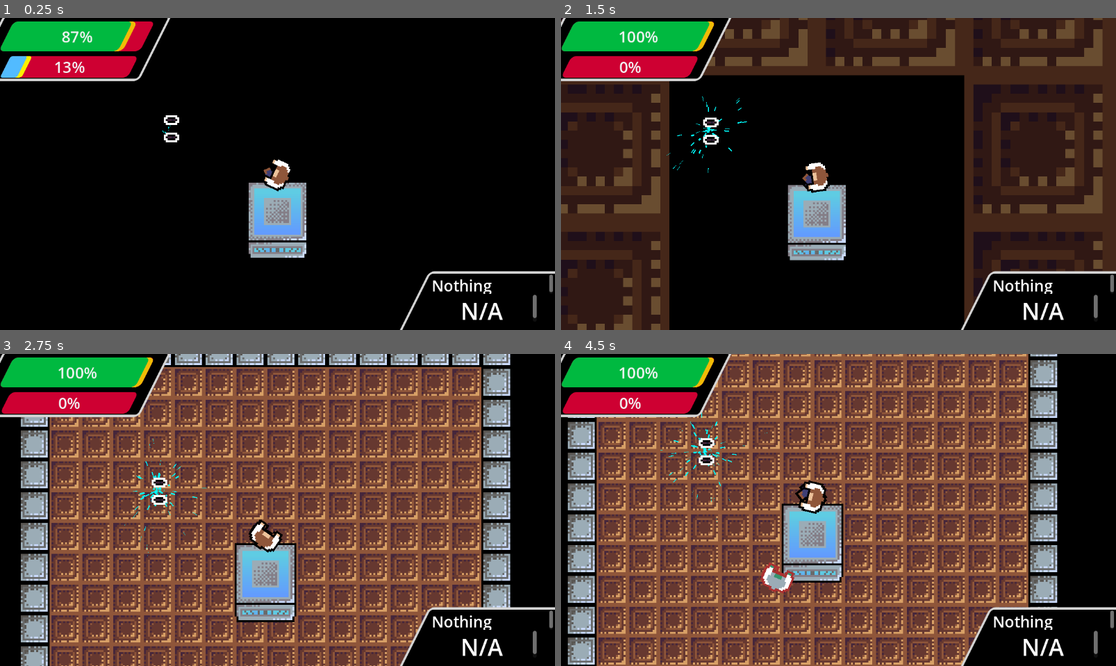
Above: before the commit, frames 1-4 (two rows, left to right).
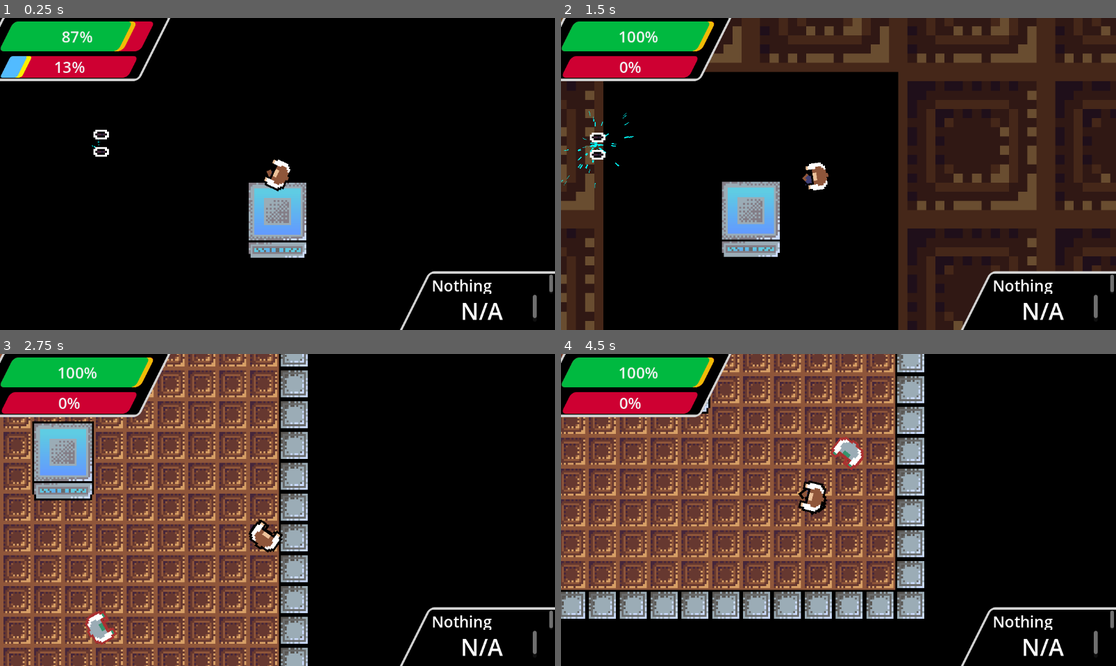
Above: after the commit, the same moments.

Repository: DriftWare07/gdod-jam-25
Game: Godot game, scene res://scenes/main.tscn
The game is run twice, just before and just after one commit, with the same random seed, the same clock (stepped at 60 frames per second) and the same inputs.
Inputs (mouse positions are in pixels of both pictures, inside the frame that each line leads up to):
- Up to frame 1 (0.25 s): no input
- Up to frame 2 (1.5 s): move the mouse to (960, 158) at 0.52 s; press the mouse at (960, 158) at 0.53 s; hold D (right) 0.53-1.28 s; move the mouse to (727, 189) at 1.27 s; release the mouse at (727, 189) at 1.28 s; hold S (down) from 1.28 s (still down); click (727, 189) at 1.35 s
- Up to frame 3 (2.75 s): move the mouse to (333, 441) at 2.02 s; release S (down) at 2.03 s; press the mouse at (333, 441) at 2.03 s; hold D (right) from 2.03 s (still down)
- Up to frame 4 (4.5 s): move the mouse to (810, 572) at 2.77 s; release D (right) at 2.78 s; release the mouse at (810, 572) at 2.78 s; hold W (up) 2.78-3.53 s; click (810, 572) at 2.85 s; move the mouse to (1005, 556) at 3.52 s; press the mouse at (1005, 556) at 3.53 s; hold A (left) from 3.53 s (still down); move the mouse to (672, 463) at 4.27 s; release the mouse at (672, 463) at 4.28 s; click (672, 463) at 4.35 s

The runs differ from the first frame. In frame 1, 0.3% of the frame differs, in the area x 16-52%, y 31-54%; in frame 2, 34%; in frame 3, 69%; in frame 4, 69%, in the area x 0-90%, y 0-100%.

Commit message:
Weapon drops are attracted to the player

Diff:
--- /dev/null
+++ b/gdod-jam-25/assets/sounds/zombie_groans.tres
@@ -0,0 +1,13 @@
+[gd_resource type="AudioStreamRandomizer" load_steps=5 format=3 uid="uid://cmqxuo6khrelx"]
+
+[ext_resource type="AudioStream" uid="uid://cxb4tkbrn3n81" path="res://assets/sounds/CREAHmn_Test Subject 2  12_344 Audio_Zombie Specimens Vol 2.wav" id="1_7nekh"]
+[ext_resource type="AudioStream" uid="uid://ddrfnmgjnyj4j" path="res://assets/sounds/CREAHmn_Test Subject 3 10_344 Audio_Zombie Specimens Vol 2.wav" id="2_oppwd"]
+[ext_resource type="AudioStream" uid="uid://ce36oenmgiqhk" path="res://assets/sounds/CREAHmn_Test Subject 4 05_344 Audio_Zombie Specimens Vol 2.wav" id="3_6mmmp"]
+[ext_resource type="AudioStream" uid="uid://cdu6oeygv88q3" path="res://assets/sounds/CREAHmn_Test Subject 6 09_344 Audio_Zombie Specimens Vol 2.wav" id="4_ajqwl"]
+
+[resource]
+streams_count = 4
+stream_0/stream = ExtResource("1_7nekh")
+stream_1/stream = ExtResource("2_oppwd")
+stream_2/stream = ExtResource("3_6mmmp")
+stream_3/stream = ExtResource("4_ajqwl")
--- a/gdod-jam-25/scenes/bullets/weapon_drop.gd
+++ b/gdod-jam-25/scenes/bullets/weapon_drop.gd
@@ -8,6 +8,10 @@
 func _ready() -> void:
 	randomize()
 	rando()
+	position = Vector2(randi_range(-100,100),randi_range(-100,100))
+
+func _process(delta: float) -> void:
+	if visible: position += (Global.Player.global_position - global_position)*delta/10
 
 func appear():
 	rando()
@@ -25,4 +29,5 @@
 		is_visible = false
 		$reloadsfx.play()
 		hide()
+		position = Vector2(randi_range(-100,100),randi_range(-100,100))
 		$Timer.start()
--- a/gdod-jam-25/scenes/bullets/weapon_drop.tscn
+++ b/gdod-jam-25/scenes/bullets/weapon_drop.tscn
@@ -46,6 +46,7 @@
 [node name="GPUParticles2D" type="GPUParticles2D" parent="."]
 amount = 100
 lifetime = 2.0
+local_coords = true
 process_material = SubResource("ParticleProcessMaterial_pj4ps")
 
 [node name="AnimatedSprite2D" type="AnimatedSprite2D" parent="."]
--- a/gdod-jam-25/scenes/enemies/enemy.gd
+++ b/gdod-jam-25/scenes/enemies/enemy.gd
@@ -48,6 +48,8 @@
 	for body in bodies:
 		if body.is_in_group("player"):
 			body.damage(15)
+			$groan.play()
+			$slash.restart()
 			$attackTimer.start()
 
 func dead():
--- a/gdod-jam-25/scenes/enemies/zombie/zombie.tscn
+++ b/gdod-jam-25/scenes/enemies/zombie/zombie.tscn
@@ -1,9 +1,11 @@
-[gd_scene load_steps=11 format=3 uid="uid://256aql77ixgf"]
+[gd_scene load_steps=18 format=3 uid="uid://256aql77ixgf"]
 
 [ext_resource type="Script" uid="uid://cnwt1yux40e0w" path="res://scenes/enemies/enemy.gd" id="1_3pj5x"]
 [ext_resource type="Texture2D" uid="uid://cc73fyq7vqd6l" path="res://assets/gdodjam25enemies.png" id="1_6yfi7"]
 [ext_resource type="Script" uid="uid://c07qsyt25g57y" path="res://scripts/hitbox.gd" id="2_5l3iw"]
 [ext_resource type="Script" uid="uid://cop8kdjtvd461" path="res://scripts/healthcomponent.gd" id="3_4oc2j"]
+[ext_resource type="AudioStream" uid="uid://cmqxuo6khrelx" path="res://assets/sounds/zombie_groans.tres" id="5_pg837"]
+[ext_resource type="Texture2D" uid="uid://0higow8imbdb" path="res://assets/slash.png" id="6_pwrlg"]
 
 [sub_resource type="AtlasTexture" id="AtlasTexture_l8v0g"]
 atlas = ExtResource("1_6yfi7")
@@ -34,7 +36,33 @@
 radius = 8.90608
 
 [sub_resource type="RectangleShape2D" id="RectangleShape2D_w1sjg"]
-size = Vector2(6, 14)
+size = Vector2(8, 14)
+
+[sub_resource type="Curve" id="Curve_pwrlg"]
+_limits = [-360.0, 360.0, 0.0, 1.0]
+_data = [Vector2(0.5, 0), 0.0, 0.0, 0, 0, Vector2(0.8, -10), 0.0, 0.0, 0, 0]
+point_count = 2
+
+[sub_resource type="CurveTexture" id="CurveTexture_pfcy5"]
+curve = SubResource("Curve_pwrlg")
+
+[sub_resource type="Gradient" id="Gradient_pfcy5"]
+offsets = PackedFloat32Array(0, 0.0747126, 0.408046, 1)
+colors = PackedColorArray(0, 0, 0, 0, 1, 1, 1, 1, 1, 1, 1, 1, 1, 1, 1, 0)
+
+[sub_resource type="GradientTexture1D" id="GradientTexture1D_7e2u1"]
+gradient = SubResource("Gradient_pfcy5")
+
+[sub_resource type="ParticleProcessMaterial" id="ParticleProcessMaterial_leu6i"]
+particle_flag_disable_z = true
+spread = 0.0
+initial_velocity_min = 10.0
+initial_velocity_max = 10.0
+angular_velocity_min = -1.60933e-05
+angular_velocity_max = 9.99998
+angular_velocity_curve = SubResource("CurveTexture_pfcy5")
+gravity = Vector3(0, 0, 0)
+color_ramp = SubResource("GradientTexture1D_7e2u1")
 
 [node name="Zombie" type="CharacterBody2D" node_paths=PackedStringArray("hit_box")]
 z_index = 1
@@ -76,13 +104,29 @@
 iframes = 0.0
 
 [node name="attackTimer" type="Timer" parent="."]
+wait_time = 2.0
 autostart = true
 
 [node name="attack" type="Area2D" parent="."]
 
 [node name="CollisionShape2D" type="CollisionShape2D" parent="attack"]
-position = Vector2(7, 0)
+position = Vector2(8, 0)
 shape = SubResource("RectangleShape2D_w1sjg")
+
+[node name="groan" type="AudioStreamPlayer2D" parent="."]
+stream = ExtResource("5_pg837")
+max_polyphony = 10
+
+[node name="slash" type="GPUParticles2D" parent="."]
+z_index = 2
+position = Vector2(9, 0)
+emitting = false
+amount = 1
+texture = ExtResource("6_pwrlg")
+lifetime = 0.5
+one_shot = true
+local_coords = true
+process_material = SubResource("ParticleProcessMaterial_leu6i")
 
 [connection signal="dead" from="Health_Component" to="." method="dead"]
 [connection signal="timeout" from="attackTimer" to="." method="attack"]
--- a/gdod-jam-25/scenes/floormanager.gd
+++ b/gdod-jam-25/scenes/floormanager.gd
@@ -18,6 +18,7 @@
 	f.enabled = true
 	floors.append(f)
 	audio.reduce_reverb()
+	Global.can_control = true
 
 
 #keep track of charge level
Binary file added: gdod-jam-25/assets/slash.png
Not shown, added: gdod-jam-25/assets/slash.png.import
Not shown, added: gdod-jam-25/assets/sounds/CREAHmn_Test Subject 2 12_344 Audio_Zombie Specimens Vol 2.wav.import
Not shown, added: gdod-jam-25/assets/sounds/CREAHmn_Test Subject 3 10_344 Audio_Zombie Specimens Vol 2.wav.import
Not shown, added: gdod-jam-25/assets/sounds/CREAHmn_Test Subject 4 05_344 Audio_Zombie Specimens Vol 2.wav.import
Not shown, added: gdod-jam-25/assets/sounds/CREAHmn_Test Subject 6 09_344 Audio_Zombie Specimens Vol 2.wav.import
Not shown, added: gdod-jam-25/assets/sounds/CREAHmn_Test Subject 2 12_344 Audio_Zombie Specimens Vol 2.wav
Not shown, added: gdod-jam-25/assets/sounds/CREAHmn_Test Subject 3 10_344 Audio_Zombie Specimens Vol 2.wav
Not shown, added: gdod-jam-25/assets/sounds/CREAHmn_Test Subject 4 05_344 Audio_Zombie Specimens Vol 2.wav
Not shown, added: gdod-jam-25/assets/sounds/CREAHmn_Test Subject 6 09_344 Audio_Zombie Specimens Vol 2.wav
